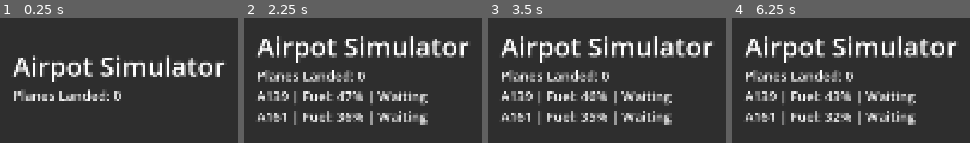
Above: before the commit, frames 1-4 (left to right).
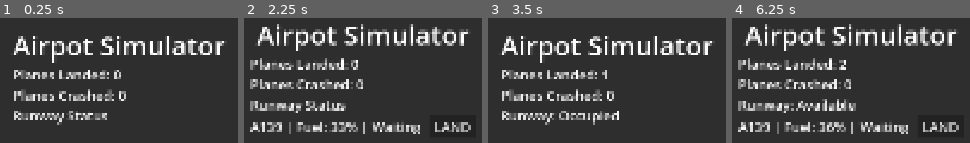
Above: after the commit, the same moments.

Repository: EmmettWalthers/CART-353
Game: Godot game, scene res://scenes/main.tscn
The game is run twice, just before and just after one commit, with the same random seed, the same clock (stepped at 60 frames per second) and the same inputs.
Inputs (mouse positions are in pixels of both pictures, inside the frame that each line leads up to):
- Up to frame 1 (0.25 s): no input
- Up to frame 2 (2.25 s): tap Enter at 0.5, 2 s; tap Space at 1.25 s
- Up to frame 3 (3.5 s): click (697, 126) at 2.75 s, where only the run after the commit has a clickable "LAND"
- Up to frame 4 (6.25 s): tap Space at 3.5, 5.75 s; click (941, 126) at 4.25 s, where only the run after the commit has a clickable "LAND"; tap Enter at 5 s

The runs differ from the first frame. In frame 1, 17% of the frame differs, in the area x 4-96%, y 14-86%; in frame 2, 30%; in frame 3, 13%; in frame 4, 31%, in the area x 2-96%, y 4-93%.

Commit message:
Added land button for each plane
Planes now spawn in with a random amount of fuel, and have a designated land button. When a land occurs, the runway becomes occupied and lands can't occur until it's open again

Diff:
--- a/Godot Game/scenes/main.tscn
+++ b/Godot Game/scenes/main.tscn
@@ -47,32 +47,28 @@
 text = "Planes Landed: 0"
 label_settings = SubResource("LabelSettings_jq8tk")
 
+[node name="PlanesCrashed" type="Label" parent="PanelContainer/VBoxContainer" unique_id=129486051]
+layout_mode = 2
+text = "Planes Crashed: 0"
+label_settings = SubResource("LabelSettings_jq8tk")
+
+[node name="RunwayLabel" type="Label" parent="PanelContainer/VBoxContainer" unique_id=1577425052]
+layout_mode = 2
+text = "Runway Status"
+label_settings = SubResource("LabelSettings_dwbtc")
+
 [node name="PlanesList" type="VBoxContainer" parent="PanelContainer/VBoxContainer" unique_id=2046871573]
 layout_mode = 2
 size_flags_vertical = 3
 
-[node name="HBoxContainer" type="HBoxContainer" parent="PanelContainer/VBoxContainer" unique_id=1687853988]
-visible = false
-layout_mode = 2
-theme_override_constants/separation = 32
-
-[node name="PlaneLabel" type="Label" parent="PanelContainer/VBoxContainer/HBoxContainer" unique_id=1170471183]
-layout_mode = 2
-text = "Plane: A100 Fuel: 75"
-label_settings = SubResource("LabelSettings_6fhyq")
-
-[node name="LandButton" type="Button" parent="PanelContainer/VBoxContainer/HBoxContainer" unique_id=1422245625]
-layout_mode = 2
-theme_override_font_sizes/font_size = 32
-text = " LAND "
-
 [node name="ArrivalTimer" type="Timer" parent="." unique_id=513228676]
 wait_time = 2.0
-one_shot = true
 autostart = true
 
 [node name="FuelTimer" type="Timer" parent="." unique_id=1552649564]
 
-[connection signal="pressed" from="PanelContainer/VBoxContainer/HBoxContainer/LandButton" to="." method="_on_button_pressed"]
+[node name="RunwayTimer" type="Timer" parent="." unique_id=170898435]
+
 [connection signal="timeout" from="ArrivalTimer" to="." method="_on_arrival_timer_timeout"]
 [connection signal="timeout" from="FuelTimer" to="." method="_on_fuel_timer_timeout"]
+[connection signal="timeout" from="RunwayTimer" to="." method="_on_runway_timer_timeout"]
--- a/Godot Game/scripts/main.gd
+++ b/Godot Game/scripts/main.gd
@@ -3,40 +3,24 @@
 var planes: Dictionary = {}
 
 var planes_landed := 0
+var planes_crashed := 0
 var plane_ready = false
+var runway_busy = false
 
 @onready var planes_counter: Label = $PanelContainer/VBoxContainer/PlanesCounter
-@onready var land_button: Button = $PanelContainer/VBoxContainer/HBoxContainer/LandButton
 @onready var arrival_timer: Timer = $ArrivalTimer
-@onready var plane_label: Label = $PanelContainer/VBoxContainer/HBoxContainer/PlaneLabel
 @onready var fuel_timer: Timer = $FuelTimer
 @onready var planes_list: VBoxContainer = $PanelContainer/VBoxContainer/PlanesList
-
-func _ready() -> void:
-	land_button.disabled = true
-	land_button.text = str("Waiting for Plane")
-	plane_label.text = str("")
-
-func _on_button_pressed() -> void:
-	if plane_ready:
-		planes_landed += 1
-		planes_counter.text = str("Planes Landed: ") + str(planes_landed)
-		land_button.text = str("Waiting for Plane")
-		land_button.disabled = true
-		plane_ready = false
-		arrival_timer.start()
-		plane_label.text = str("")
+@onready var runway_timer: Timer = $RunwayTimer
+@onready var runway_label: Label = $PanelContainer/VBoxContainer/RunwayLabel
 
 func _on_arrival_timer_timeout() -> void:
-	for i in range(3):
-		spawn_plane()
-	land_button.disabled = false
+	spawn_plane()
 	plane_ready = true
-	land_button.text = str("Land Plane")
 
 func spawn_plane():
 	var plane_number = "A" + str(randi_range(100, 199))
-	var fuel_amount = randi_range(25, 75)
+	var fuel_amount = randi_range(25, 50)
 	planes[plane_number] = {"fuel": fuel_amount, "status": "Waiting"}
 	fuel_timer.start()
 	update_planes_list()
@@ -52,7 +36,35 @@
 		child.queue_free()
 
 	for plane in planes:
+		var hbox = HBoxContainer.new()
 		var label = Label.new()
+		var button = Button.new()
+
 		label.add_theme_font_size_override("font_size", 32)
 		label.text = plane + " | Fuel: " + str(planes[plane]["fuel"]) + "% | " + planes[plane]["status"]
-		planes_list.add_child(label)
+
+		button.add_theme_font_size_override("font_size", 32)
+		button.text = " LAND "
+		button.pressed.connect(land_plane.bind(plane))
+
+		hbox.add_theme_constant_override("separation", 20)
+		hbox.add_child(label)
+		hbox.add_child(button)
+
+		planes_list.add_child(hbox)
+
+func land_plane(plane):
+	if runway_busy:
+		return
+	else:
+		planes.erase(plane)
+		planes_landed += 1
+		planes_counter.text = str("Planes Landed: ") + str(planes_landed)
+		update_planes_list()
+		runway_busy = true
+		runway_label.text = str("Runway: Occupied")
+		runway_timer.start()
+
+func _on_runway_timer_timeout() -> void:
+	runway_busy = false
+	runway_label.text = str("Runway: Available")
Not shown: 1 places in Godot Game/scenes/main.tscn that only renumber resources
